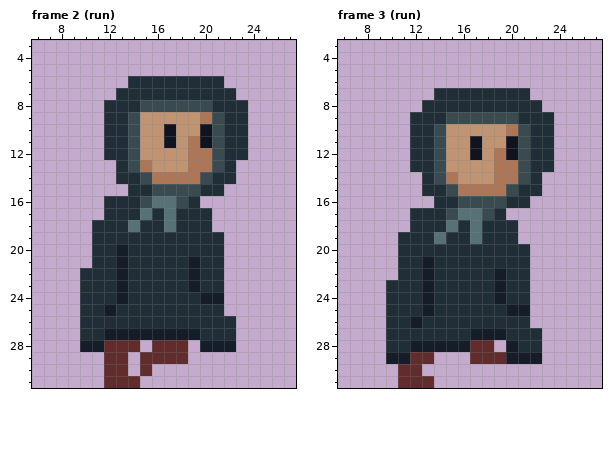
A pixel-art file gets an edit: marcuzjam 7 2022/Assets/Sprites/Player/player.aseprite. The first picture shows the starting point.
32x32 pixels, 15 frames. Shown: frame 2 (run): x 6..27, y 3..31; frame 3 (run): x 6..27, y 3..31. The commit also changed other frames, which this record leaves out.
And afterwards:
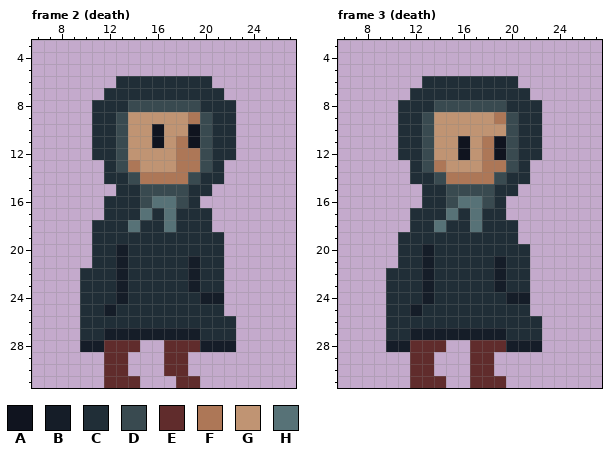
Palette (. is transparent): A #10141f  B #151d28  C #202e37  D #394a50  E #602c2c  F #ad7757  G #c09473  H #577277
The exact change:
--- frame 2 (death), layers "Layer 2", "Layer 1"
@@ x 6..27 @@
  5 ......................
- 6 ........CCCCCCCC......
- 7 .......CCCCCCCCCC.....
- 8 ......CCCDDDDDDCCC....
- 9 ......CCDGGGGGFDCC....
-10 ......CCDGGAGGADCC....
-11 ......CCDGGAGFADCC....
-12 ......CCDGGGGFFDCC....
-13 .......CDFGGGFFDC.....
-14 .......CCDFFFFDCC.....
-15 ........CCDDDDCC......
+ 6 .......CCCCCCCC.......
+ 7 ......CCCCCCCCCC......
+ 8 .....CCCDDDDDDCCC.....
+ 9 .....CCDGGGGGFDCC.....
+10 .....CCDGGAGGADCC.....
+11 .....CCDGGAGFADCC.....
+12 .....CCDGGGGFFDCC.....
+13 ......CDFGGGFFDC......
+14 ......CCDFFFFDCC......
+15 .......CCDDDDCC.......
 16 ......CCCDHHDC........
@@ x 13..21 @@
 27 BBBBBBBCC
-28 EE.EEE.BB
-29 E.EEEE...
-30 E.E......
-31 EE.......
+28 EE..EEEBB
+29 E...EE...
+30 E...EE...
+31 EE...EE..
--- frame 3 (death), layers "Layer 2", "Layer 3", "Layer 1"
@@ x 6..27 @@
  5 ......................
- 6 ......................
- 7 ........CCCCCCCC......
- 8 .......CCCCCCCCCC.....
- 9 ......CCCDDDDDDCCC....
-10 ......CCDGGGGGFDCC....
-11 ......CCDGGAGGADCC....
-12 ......CCDGGAGFADCC....
-13 ......CCDGGGGFFDCC....
-14 .......CDFGGGFFDC.....
-15 .......CCDFFFFDCC.....
-16 ........CCDDDDCC......
-17 ......CCCDHHDC........
-18 ......CCCHCHCCC.......
-19 .....CCCHCCHCCC.......
-20 .....CCCCCCCCCCC......
-21 .....CCBCCCCCCCC......
-22 .....CCBCCCCCBCC......
+ 6 .......CCCCCCCC.......
+ 7 ......CCCCCCCCCC......
+ 8 .....CCCDDDDDDCCC.....
+ 9 .....CCDGGGGGFDCC.....
+10 .....CCDGGGGGGDCC.....
+11 .....CCDGGAGFADCC.....
+12 .....CCDGGAGFADCC.....
+13 ......CDFGGGFFDC......
+14 ......CCDFFFFDCC......
+15 .......CCDDDDCC.......
+16 .......CCDHHDC........
+17 ......CCCHCHCC........
+18 ......CCHCCHCCC.......
+19 .....CCCCCCCCCC.......
+20 .....CCBCCCCCCCC......
+21 .....CCBCCCCCBCC......
+22 ....CCCBCCCCCBCC......
 23 ....CCCBCCCCCBCC......
-24 ....CCCBCCCCCBCC......
-25 ....CCCBCCCCCCBB......
-26 ....CCBCCCCCCCCC......
-27 ....CCCCCCCBBBCCC.....
-28 ....CCBBBBBEE.BCC.....
-29 ....BBEE...EEEBBB.....
-30 .....EE...............
-31 .....EEE..............
+24 ....CCCBCCCCCCBB......
+25 ....CCBCCCCCCCCC......
+26 ....CCCCCCCCCCCCC.....
+27 ....CCBBBBBBBBCCC.....
+28 ....BBEEE..EEEBBB.....
+29 ......EE...EE.........
+30 ......EE...EE.........
+31 ......EEE..EEE........
Boxes around the changes in both pictures, in picture pixels (x1, y1, x2, y2):
changed: (92, 76, 248, 196)
changed: (140, 340, 200, 388)
changed: (386, 76, 554, 388)
